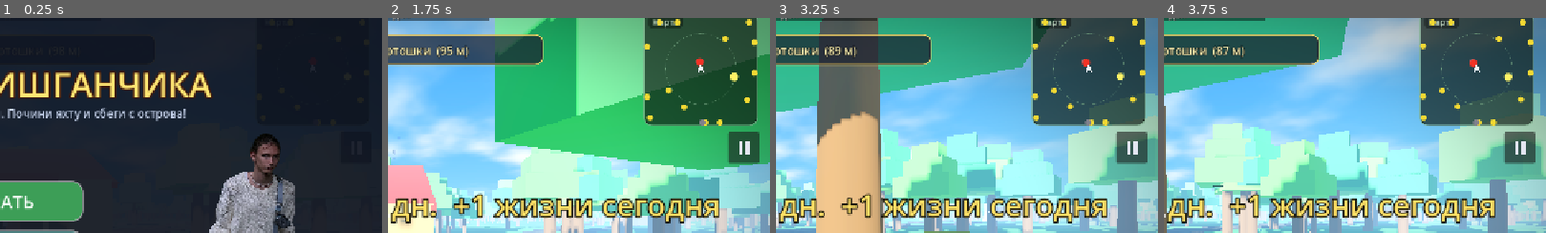
Above: before the commit, frames 1-4 (left to right).
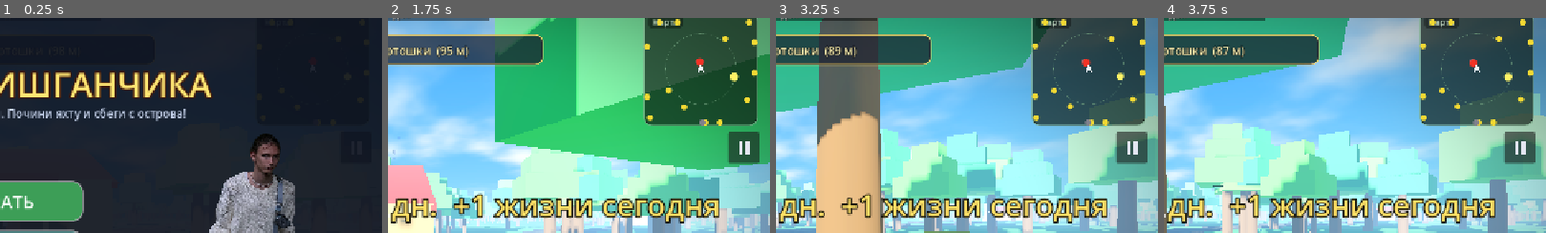
Above: after the commit, the same moments.

Repository: deripaskaD/mishGUNchik-escape
Game: Godot game, scene res://scenes/main3d.tscn
The game is run twice, just before and just after one commit, with the same random seed, the same clock (stepped at 60 frames per second) and the same inputs.
Inputs (mouse positions are % of the whole screen's width and height, from its top left):
- Up to frame 1 (0.25 s): no input
- Up to frame 2 (1.75 s): click "ИГРАТЬ" at 0.5 s; tap Enter at 1.25 s; move the mouse to (72, 45) at 1.27 s; hold Right (ui_right) from 1.28 s (still down); tap R at 1.35 s; click (72, 45) at 1.42 s; tap Space at 1.52 s
- Up to frame 3 (3.25 s): release Right (ui_right) at 2 s; drag from (30, 55) to (45, 70) at 2.02 s; move the mouse to (60, 28) at 2.77 s; hold Right (ui_right) from 2.78 s (still down); tap X at 2.85 s
- Up to frame 4 (3.75 s): release Right (ui_right) at 3.5 s; drag from (45, 70) to (20, 35) at 3.52 s
The pictures show only the part of the screen within x 50-100%, y 4-54%; the shares and areas given below are measured in that part.

The runs differ from the first frame. In frame 2, 0.2% of the frame differs, in the area x 64-68%, y 92-97%; in frame 3, 0.2%, in the area x 57-65%, y 87-95%; in frame 4, 0.2%.

Commit message:
style: хижины-ориентиры в роблокс-палитре (светлые стены + красные крыши)

Diff:
--- a/scripts/proto3d/game3d.gd
+++ b/scripts/proto3d/game3d.gd
@@ -997,7 +997,8 @@
 		add_child(t)
 
 func _build_structures() -> void:
-	var cols := [_mat(Color(0.50, 0.37, 0.24)), _mat(Color(0.46, 0.40, 0.30)), _mat(Color(0.42, 0.34, 0.26)), _mat(Color(0.48, 0.42, 0.32))]
+	var cols := [_mat(Color(0.94, 0.88, 0.72)), _mat(Color(0.86, 0.90, 0.78)), _mat(Color(0.92, 0.82, 0.72)), _mat(Color(0.80, 0.88, 0.92))] if CC.BLOCKY \
+		else [_mat(Color(0.50, 0.37, 0.24)), _mat(Color(0.46, 0.40, 0.30)), _mat(Color(0.42, 0.34, 0.26)), _mat(Color(0.48, 0.42, 0.32))]
 	var i := 0
 	for h in HUTS:
 		_ground_shadow(h, 4.3)
@@ -1540,7 +1541,7 @@
 	var rb := BoxMesh.new()
 	rb.size = Vector3(w + 0.5, 0.25, d * 0.62)
 	rl.mesh = rb
-	rl.material_override = _mat(Color(0.38, 0.22, 0.16))
+	rl.material_override = m_roof if CC.BLOCKY else _mat(Color(0.38, 0.22, 0.16))
 	rl.position = pos + Vector3(0, h + 0.7, -d * 0.25)
 	rl.rotation_degrees = Vector3(-26, 0, 0)
 	add_child(rl)
Not shown, changed: docs/index.html
Not shown, changed: docs/index.pck
